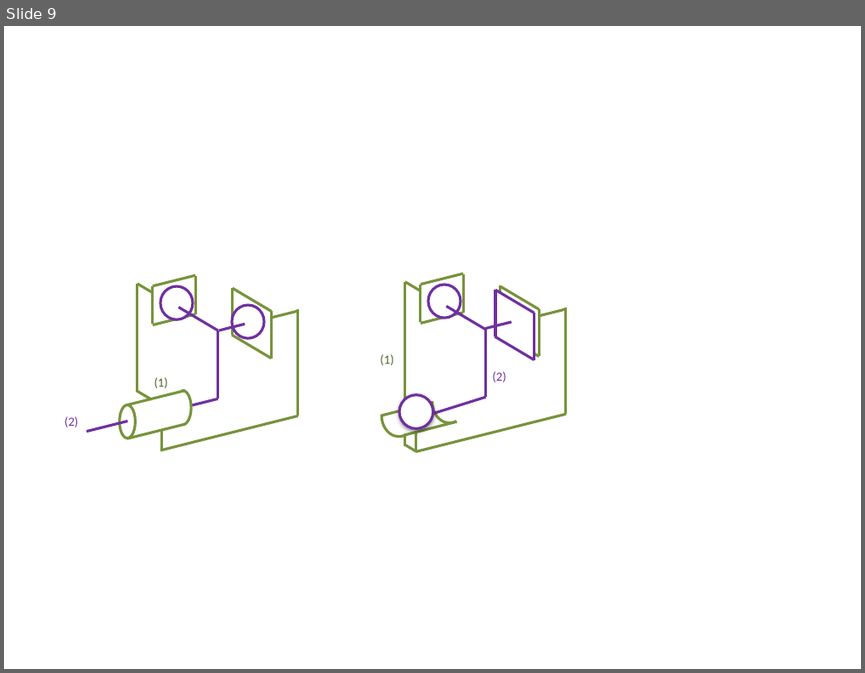
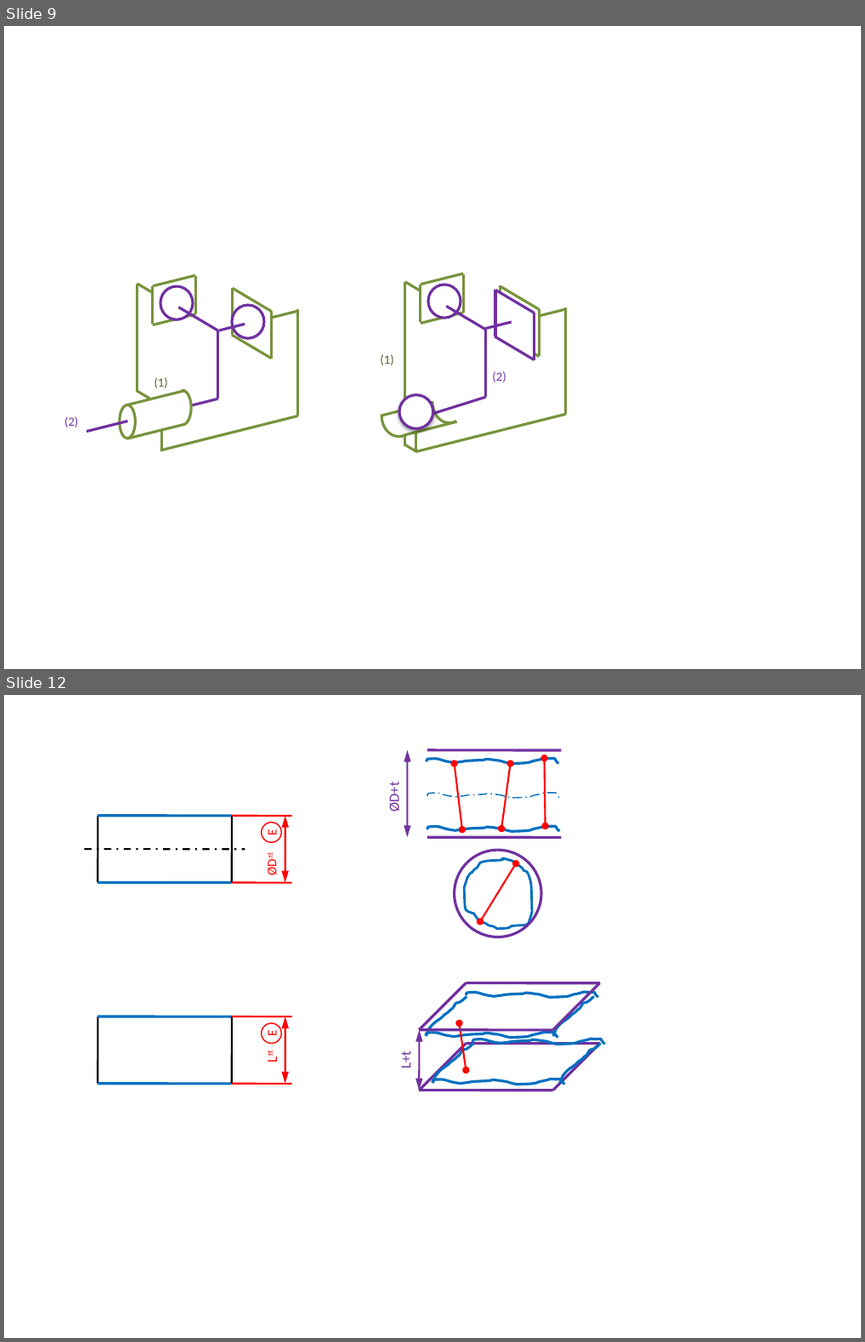
Before and after one commit to xpessoles/07_Etude_Systemes_Mecaniques_Analyser_Concevoir_Realiser, a slide deck: Realiser/04_SpecificationGeometrique/Cours/Word_2015/Figures.pptx. Shown one above the other, each under a label of ours: slide 9 before the commit, slides 9 and 12 after it; the slides between them are not shown. The pictures are 865x673 and 865x1342 pixels, drawn with LibreOffice and Linux fonts; fonts in the diff are those of the drawing. Boxes give left, top, right and bottom in pixels: in the first picture for what was removed or moved away, otherwise in the second. Text is boxed around its words. In the diff, an @@ line names an element or a change of style, - is before the commit and + after.

```diff
--- a/Realiser/04_SpecificationGeometrique/Cours/Word_2015/Figures.pptx
+++ b/Realiser/04_SpecificationGeometrique/Cours/Word_2015/Figures.pptx
@@ slide 12 added at (x1=4, y1=695, x2=861, y2=1338), background #FFFFFF @@
@@ double arrow added from (408, 837) to (408, 750), #7030A0 1.5 pt @@
@@ freeform shape added at (x1=426, y1=756, x2=558, y2=764), outline #0070C0 2.25 pt @@
@@ line added from (427, 750) to (561, 750), #7030A0 2.25 pt @@
@@ double arrow added from (462, 829) to (454, 764), #FF0000 1.5 pt @@
@@ double arrow added from (501, 828) to (511, 764), #FF0000 1.5 pt @@
@@ double arrow added from (545, 826) to (544, 759), #FF0000 1.5 pt @@
@@ text added at (x1=386, y1=784, x2=403, y2=811), 12 pt, text #7030A0 @@
+ØD+t
@@ freeform shape added at (x1=427, y1=790, x2=559, y2=798), outline #0070C0 1 pt dashed @@
@@ group added at (x1=85, y1=816, x2=292, y2=883): 7 lines, 1 double arrow, 1 text, 1 ellipse @@
+ØD±t
+E
@@ freeform shape added at (x1=427, y1=823, x2=559, y2=831), outline #0070C0 2.25 pt @@
@@ line added from (427, 837) to (561, 837), #7030A0 2.25 pt @@
@@ ellipse added at (x1=454, y1=850, x2=541, y2=937), outline #7030A0 2.25 pt @@
@@ freeform shape added at (x1=464, y1=858, x2=532, y2=928), outline #0070C0 2 pt @@
@@ double arrow added from (480, 921) to (516, 864), #FF0000 1.5 pt @@
@@ freeform shape added at (x1=426, y1=997, x2=466, y2=1036), outline #0070C0 2.25 pt @@
@@ freeform shape added at (x1=466, y1=990, x2=598, y2=998), outline #0070C0 2.25 pt @@
@@ freeform shape added at (x1=553, y1=997, x2=595, y2=1036), outline #0070C0 2.25 pt @@
@@ group added at (x1=419, y1=983, x2=600, y2=1030): 4 lines @@
@@ group added at (x1=98, y1=1016, x2=292, y2=1083): 6 lines, 1 double arrow, 1 text, 1 ellipse @@
+L±t
+E
@@ double arrow added from (466, 1071) to (459, 1023), #FF0000 1.5 pt @@
@@ double arrow added from (419, 1090) to (420, 1030), #7030A0 1.5 pt @@
@@ freeform shape added at (x1=426, y1=1030, x2=557, y2=1038), outline #0070C0 2.25 pt @@
@@ freeform shape added at (x1=432, y1=1043, x2=473, y2=1083), outline #0070C0 2.25 pt @@
@@ freeform shape added at (x1=472, y1=1036, x2=605, y2=1043), outline #0070C0 2.25 pt @@
@@ group added at (x1=419, y1=1043, x2=600, y2=1090): 4 lines @@
@@ freeform shape added at (x1=559, y1=1043, x2=601, y2=1083), outline #0070C0 2.25 pt @@
@@ text added at (x1=398, y1=1053, x2=415, y2=1067), 12 pt, text #7030A0 @@
+L+t
@@ freeform shape added at (x1=432, y1=1077, x2=564, y2=1084), outline #0070C0 2.25 pt @@
```
Also in this commit, not shown: 1 slide changed, 28 other slides added, 2 other files.
